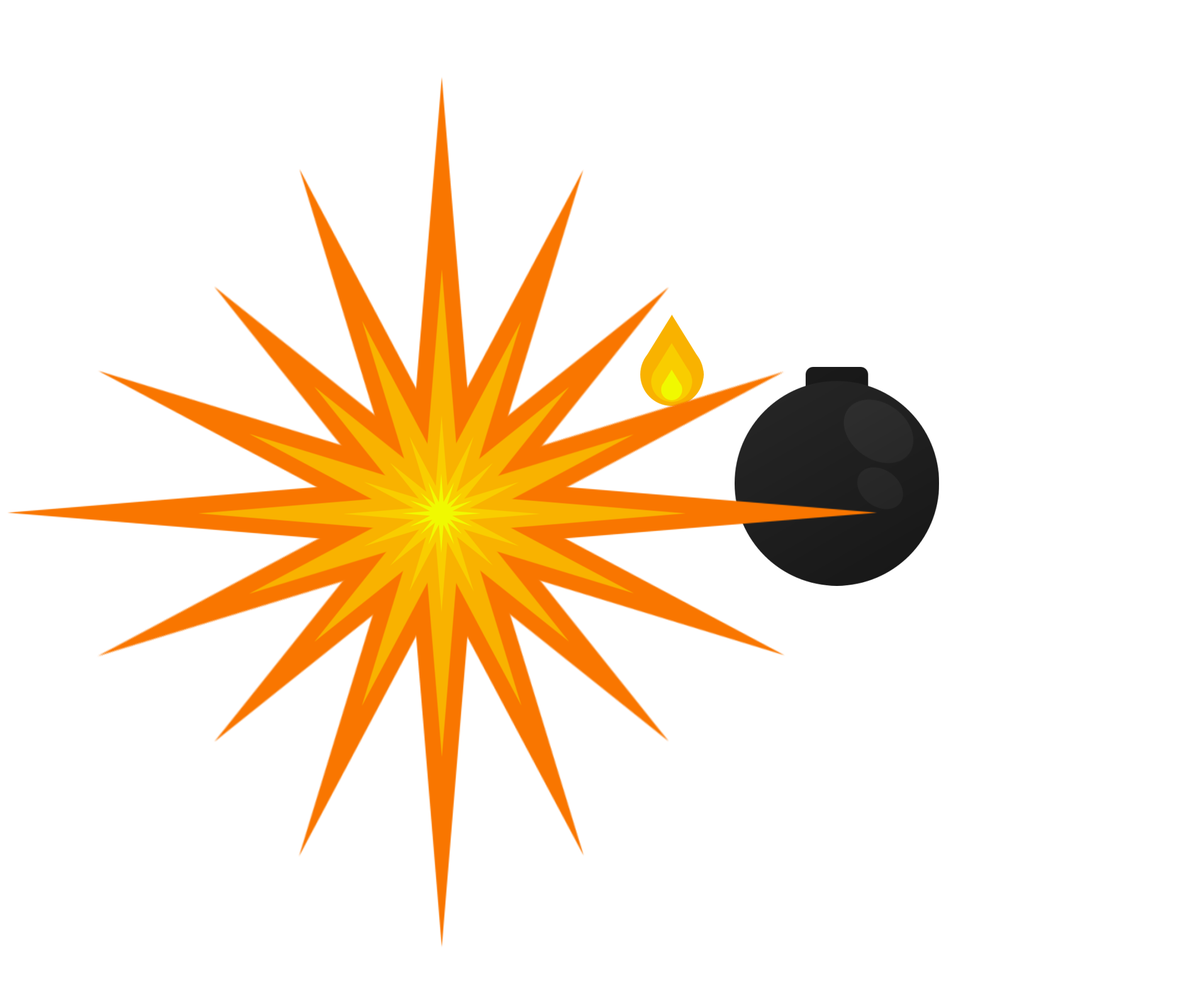
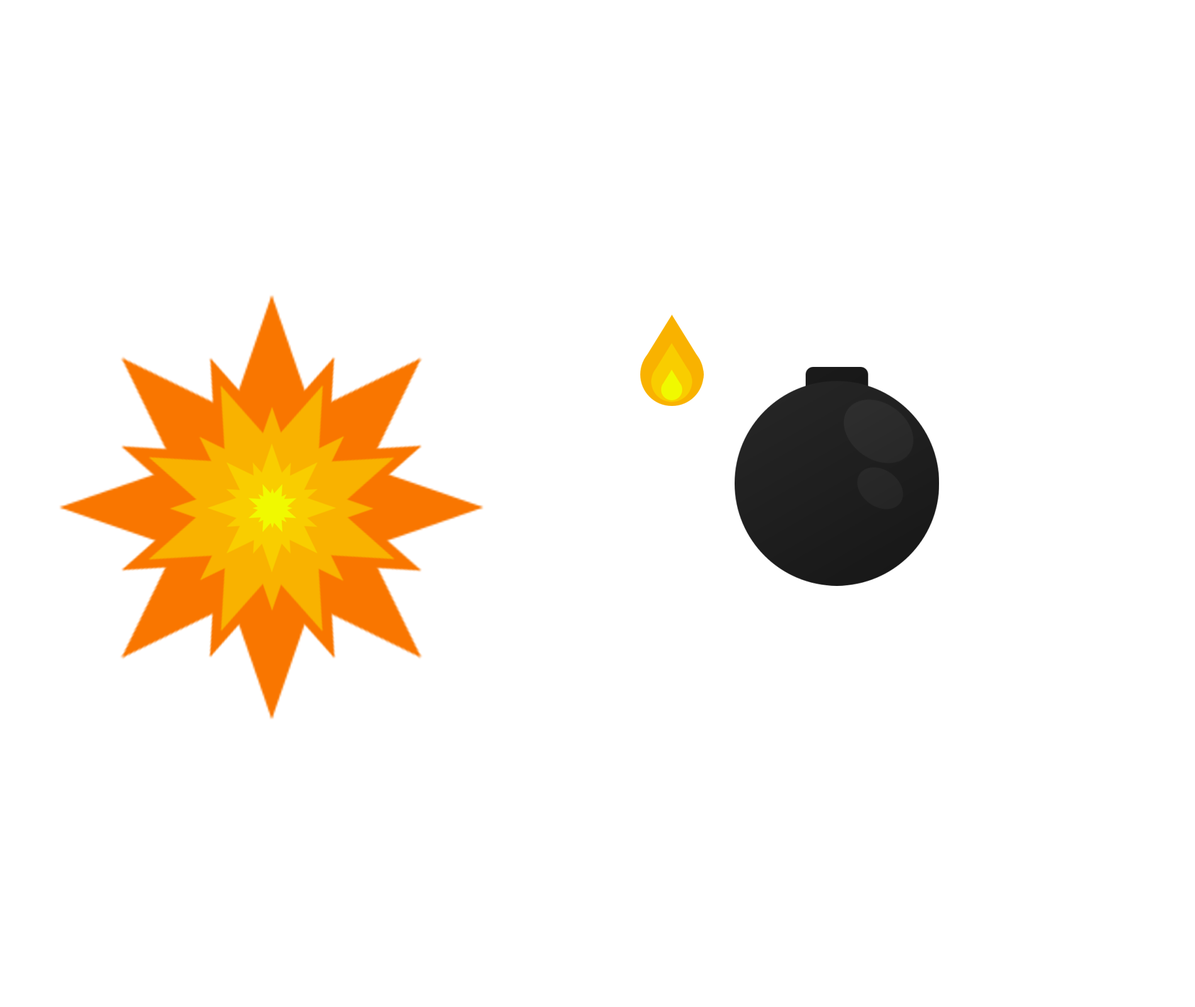
Comparing the layer stacks of the two 1195×1007 images. Changes:
painted on "Paint Layer 1 Merged" (1st of 2) over [6, 76, 878, 948]
painted on "Paint Layer 4 Merged" over [193, 330, 878, 613]
